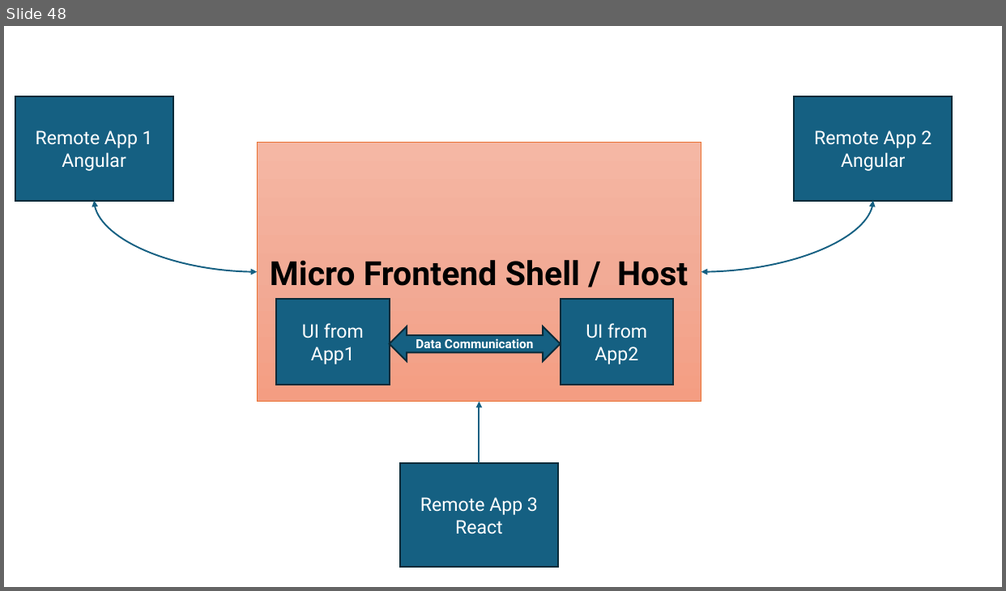
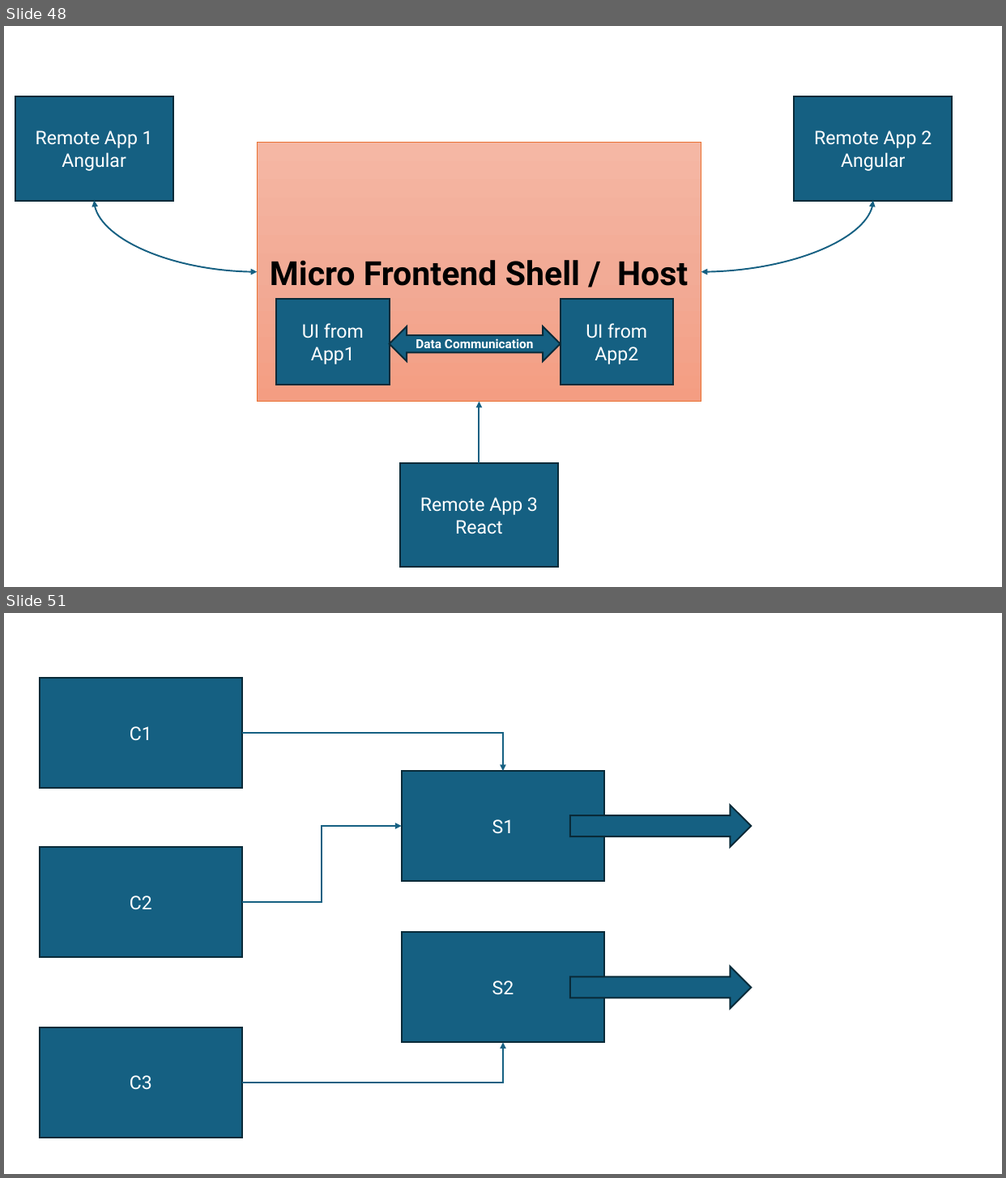
Before and after one commit to maheshsabnis/ng17guard, a slide deck: my-ng-app/Angular_Training_Images.pptx. Shown one above the other, each under a label of ours: slide 48 before the commit, slides 48 and 51 after it; the slides between them are not shown. The pictures are 1006x591 and 1006x1178 pixels, drawn with LibreOffice and Linux fonts; fonts in the diff are those of the drawing. Boxes give left, top, right and bottom in pixels: in the first picture for what was removed or moved away, otherwise in the second. Text is boxed around its words. In the diff, an @@ line names an element or a change of style, - is before the commit and + after.

```diff
--- a/my-ng-app/Angular_Training_Images.pptx
+++ b/my-ng-app/Angular_Training_Images.pptx
@@ slide 51 added at <box>4,613,1002,1174</box>, background #FFFFFF @@
@@ rectangle added at <box>39,678,242,788</box>, fill #156082, outline #092A39 1.5 pt, 18 pt, text #FFFFFF @@
+C1
@@ elbow arrow added from (243, 734) to (503, 771), #156082 1.5 pt @@
@@ rectangle added at <box>402,771,604,881</box>, fill #156082, outline #092A39 1.5 pt, 18 pt, text #FFFFFF @@
+S1
@@ right arrow added at <box>570,806,751,847</box>, fill #156082, outline #092A39 1.5 pt @@
@@ elbow arrow added from (243, 903) to (402, 826), #156082 1.5 pt @@
@@ rectangle added at <box>39,847,242,957</box>, fill #156082, outline #092A39 1.5 pt, 18 pt, text #FFFFFF @@
+C2
@@ rectangle added at <box>402,933,604,1043</box>, fill #156082, outline #092A39 1.5 pt, 18 pt, text #FFFFFF @@
+S2
@@ right arrow added at <box>570,966,751,1008</box>, fill #156082, outline #092A39 1.5 pt @@
@@ rectangle added at <box>39,1028,242,1138</box>, fill #156082, outline #092A39 1.5 pt, 18 pt, text #FFFFFF @@
+C3
@@ elbow arrow added from (243, 1082) to (503, 1043), #156082 1.5 pt @@
```
Also in this commit, not shown: 5 other slides added, 1 other file.
